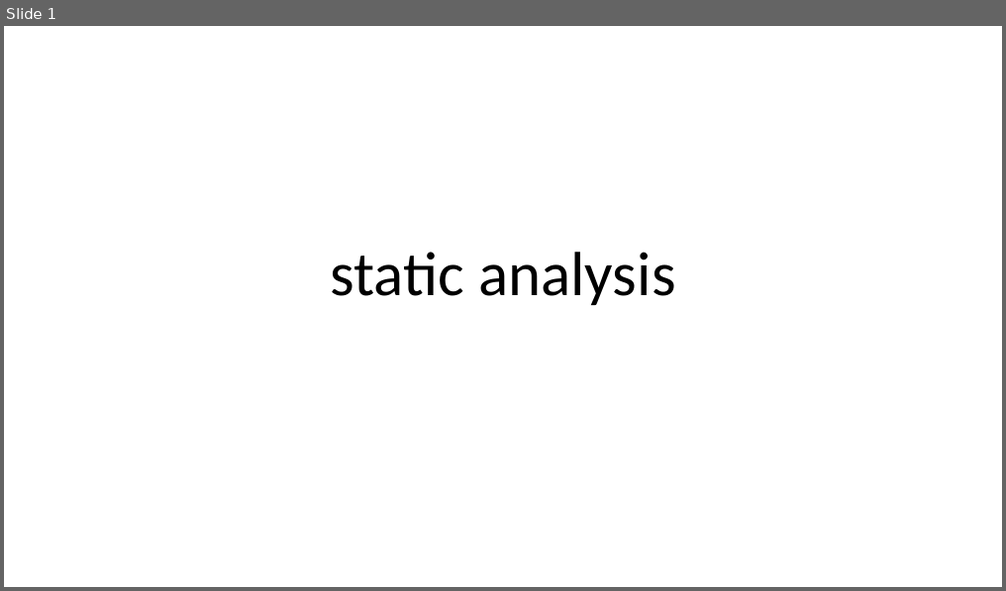
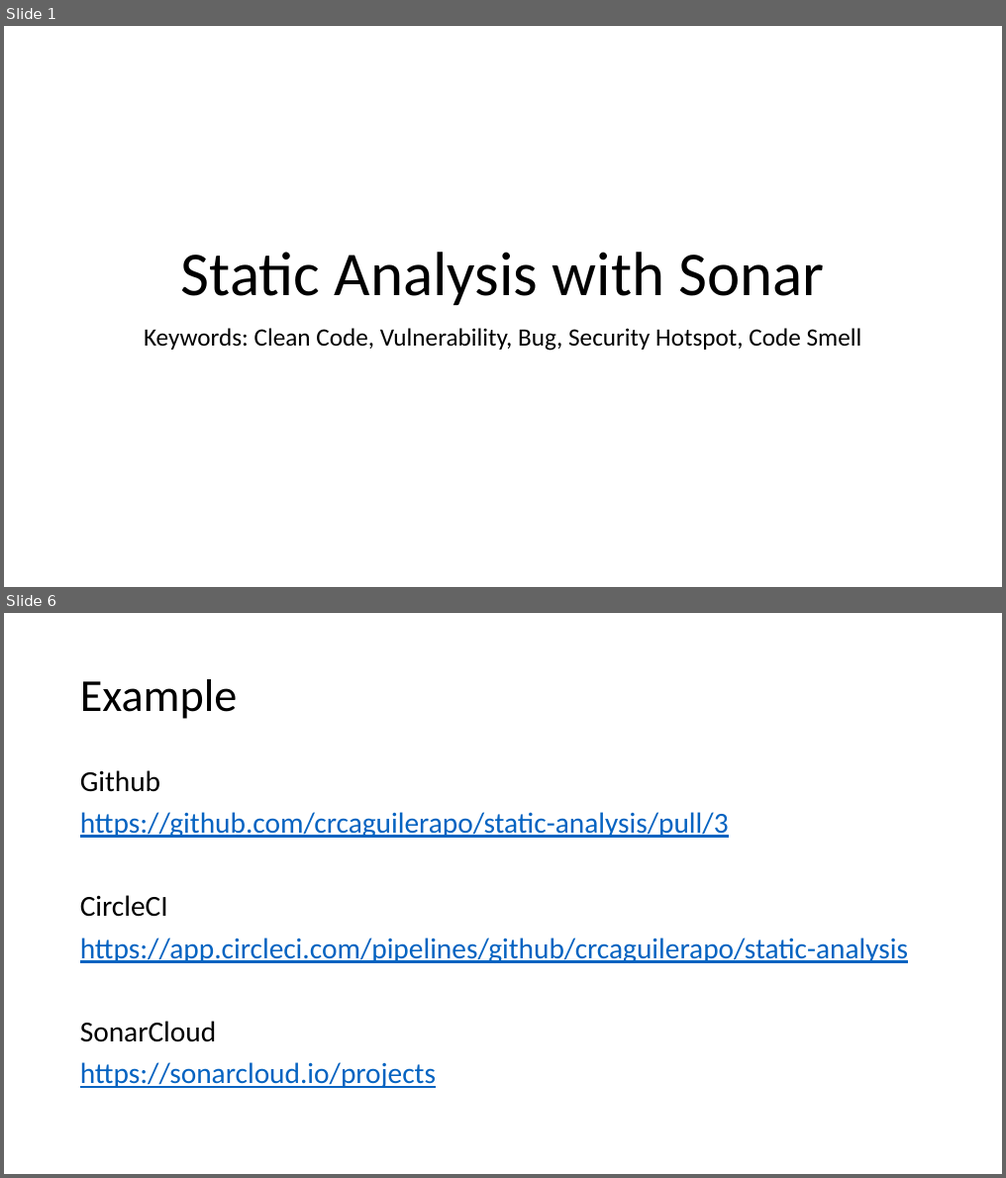
Before and after one commit to crcaguilerapo/static-analysis, a slide deck: static analysis.pptx. Shown one above the other, each under a label of ours: slide 1 before the commit, slides 1 and 6 after it; the slides between them are not shown. The pictures are 1006x591 and 1006x1178 pixels, drawn with LibreOffice and Linux fonts; fonts in the diff are those of the drawing. Boxes give left, top, right and bottom in pixels: in the first picture for what was removed or moved away, otherwise in the second. Text is boxed around its words. In the diff, an @@ line names an element or a change of style, - is before the commit and + after.

```diff
--- a/static analysis.pptx
+++ b/static analysis.pptx
@@ slide 6 added at (4,613,1002,1174), background #FFFFFF @@
@@ title added at (80,679,238,719), 44 pt, text #000000 @@
+Example
@@ text added at (80,770,908,1088), 28 pt, text #0563C1, underline @@
+Github
+https://github.com/crcaguilerapo/static-analysis/pull/3
+CircleCI
+https://app.circleci.com/pipelines/github/crcaguilerapo/static-analysis
+SonarCloud
+https://sonarcloud.io/projects
@@ slide 1 changed as well @@
@@ title at (181,252,824,305): text changed @@
-static analysis
+Static Analysis with Sonar
@@ subtitle added at (144,328,862,351), 24 pt, text #000000 @@
+Keywords: Clean Code, Vulnerability, Bug, Security Hotspot, Code Smell
```
Also in this commit, not shown: 5 other slides added, 1 slide removed, 8 other files.
